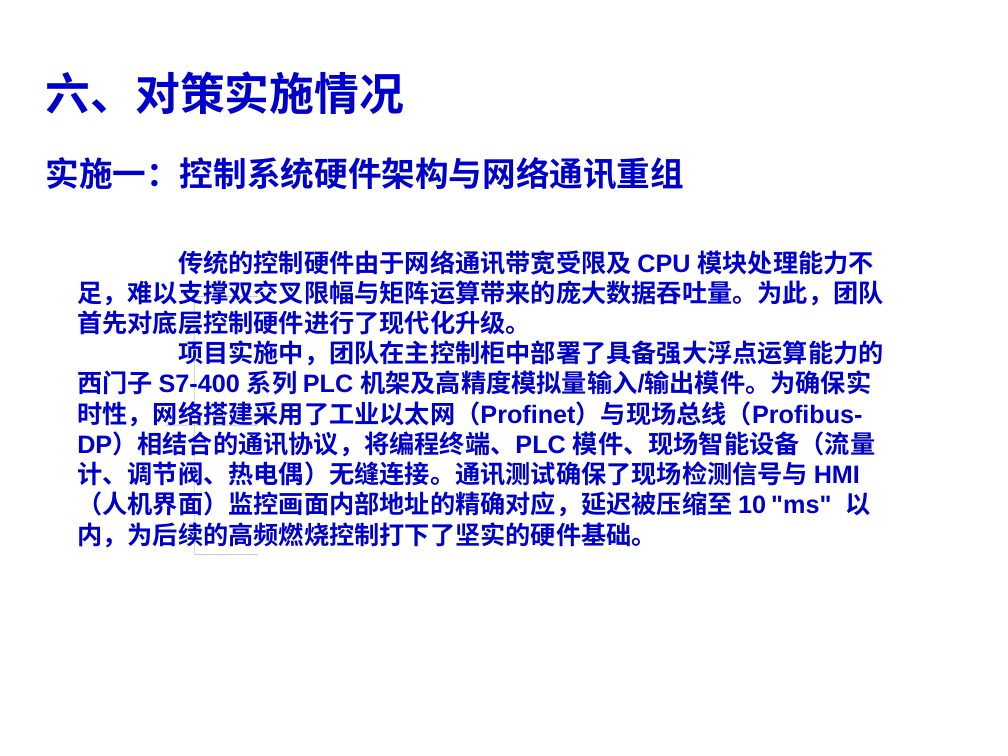
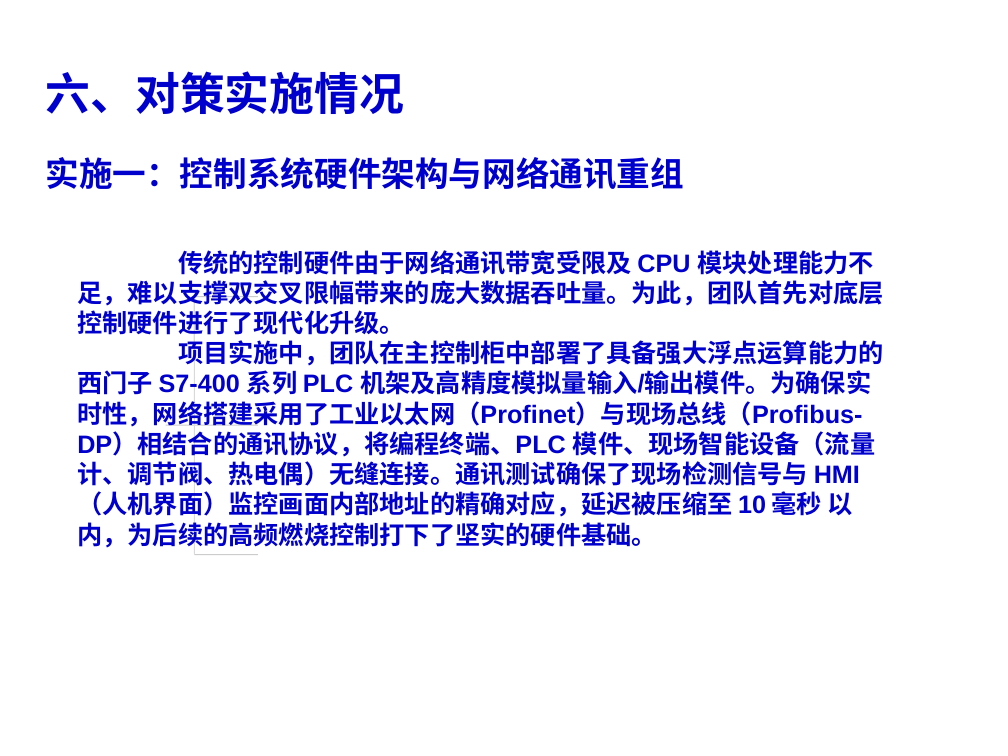
Before and after one commit to wfq1971/work_file, a slide deck: slide 16 of 2021年三棒作业区QC课题.ppt. Drawn at 1008x756 pixels with LibreOffice and Linux fonts; fonts in the diff are those of the drawing; background and template pictures are left out. Boxes give left, top, right and bottom in pixels: in the first picture for what was removed or moved away, otherwise in the second. Text is boxed around its words. In the diff, an @@ line names an element or a change of style, - is before the commit and + after.

```diff
--- a/2021年三棒作业区QC课题.ppt
+++ b/2021年三棒作业区QC课题.ppt
@@ text at (77,250,884,548): text changed @@
-传统的控制硬件由于网络通讯带宽受限及 CPU 模块处理能力不足，难以支撑双交叉限幅与矩阵运算带来的庞大数据吞吐量。为此，团队首先对底层控制硬件进行了现代化升级。
-项目实施中，团队在主控制柜中部署了具备强大浮点运算能力的西门子 S7-400 系列 PLC 机架及高精度模拟量输入/输出模件。为确保实时性，网络搭建采用了工业以太网（Profinet）与现场总线（Profibus-DP）相结合的通讯协议，将编程终端、PLC 模件、现场智能设备（流量计、调节阀、热电偶）无缝连接。通讯测试确保了现场检测信号与 HMI（人机界面）监控画面内部地址的精确对应，延迟被压缩至 10 "ms" 以内，为后续的高频燃烧控制打下了坚实的硬件基础。
+传统的控制硬件由于网络通讯带宽受限及 CPU 模块处理能力不足，难以支撑双交叉限幅带来的庞大数据吞吐量。为此，团队首先对底层控制硬件进行了现代化升级。
+项目实施中，团队在主控制柜中部署了具备强大浮点运算能力的西门子 S7-400 系列 PLC 机架及高精度模拟量输入/输出模件。为确保实时性，网络搭建采用了工业以太网（Profinet）与现场总线（Profibus-DP）相结合的通讯协议，将编程终端、PLC 模件、现场智能设备（流量计、调节阀、热电偶）无缝连接。通讯测试确保了现场检测信号与 HMI（人机界面）监控画面内部地址的精确对应，延迟被压缩至 10 毫秒 以内，为后续的高频燃烧控制打下了坚实的硬件基础。
```
Also in this commit, not shown: 1 other slide changed, 3 other files.
